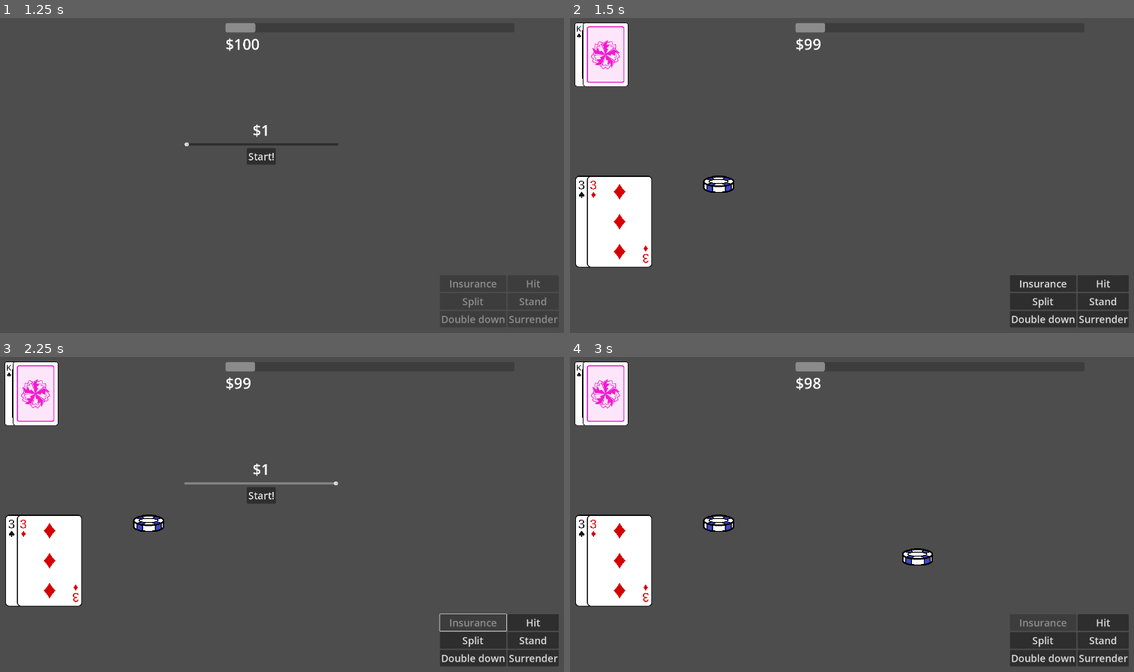
Above: before the commit, frames 1-4 (two rows, left to right).
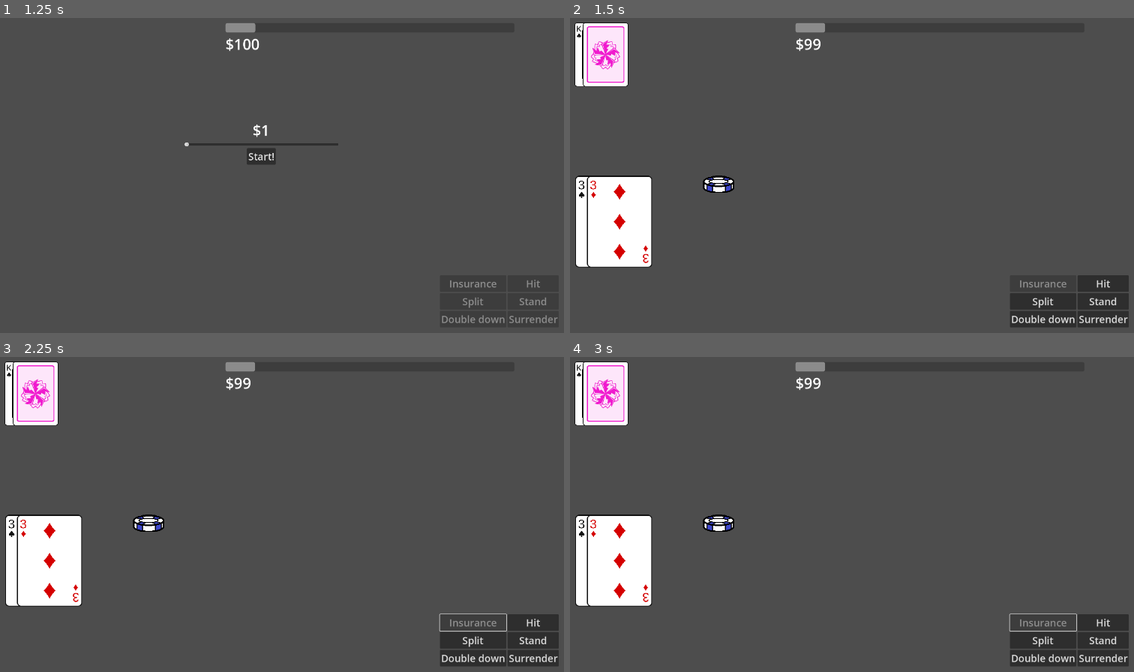
Above: after the commit, the same moments.

Repository: Tofutush/blackjack-with-sky
Game: Godot game, scene res://scenes/Start/Start.tscn
The game is run twice, just before and just after one commit, with the same random seed, the same clock (stepped at 60 frames per second) and the same inputs.
Inputs (mouse positions are in pixels of both pictures, inside the frame that each line leads up to):
- Up to frame 1 (1.25 s): click "Start" at 0.5 s
- Up to frame 2 (1.5 s): click "Start!" at 1.25 s
- Up to frame 3 (2.25 s): click (473, 621) at 2 s, where only the run before the commit has a clickable "Insurance"
- Up to frame 4 (3 s): click (829, 495) at 2.75 s, where only the run before the commit has a clickable "Start!"

Frame 1 is identical in both runs. In frame 2, less than 0.1% of the frame differs, in the area x 79-89%, y 83-86%; in frame 3, 0.5%, in the area x 32-60%, y 33-47%; in frame 4, 0.4%.

Commit message:
remove print stmts

Diff:
--- a/scenes/Main/main.gd
+++ b/scenes/Main/main.gd
@@ -32,7 +32,6 @@
 	$Bet.startBetting(GameManager.money, "bet")
 
 func endGame() -> void:
-	print(insuring)
 	# check insurance on game end bc it carries out regardless of outcome of main game
 	if insuring:
 		# the dealer would not draw any more cards had they natural bj, so it's safe to call this
@@ -98,13 +97,17 @@
 		endGame()
 		return
 
+	# enable them first, then disable split / insurance as fit
+	$PlayerButtons.enableButtons()
+
 	# check split
 	if playerHands[0].isSplittable():
-		print('splittable')
 		$PlayerButtons.enableButton('split')
 		if GameManager.money < bet:
 			$PlayerButtons.disableButton('split')
 			$PlayerButtons.setButtonTooltip('split', 'Not enough money.')
+	else:
+		$PlayerButtons.disableButton('split')
 
 	# check insurance
 	if dealerHand.getCard(0).rank == 'A':
@@ -115,9 +118,8 @@
 		if GameManager.money == 0:
 			$PlayerButtons.disableButton('insurance')
 			$PlayerButtons.setButtonTooltip('insurance', "Not enough money.")
-
-	# player draw
-	$PlayerButtons.enableButtons()
+	else:
+		$PlayerButtons.disableButton('insurance')
 
 	return
 
--- a/scripts/deck.gd
+++ b/scripts/deck.gd
@@ -25,8 +25,6 @@
 	return deck.pop_back()
 
 func drawRigged(rank: String) -> Card:
-	print(deck.find_custom(func(card: Card): return card.rank == rank))
-	print(deck[deck.find_custom(func(card: Card): return card.rank == rank)])
 	return deck.pop_at(deck.find_custom(func(card: Card): return card.rank == rank))
 
 # player & dealer
